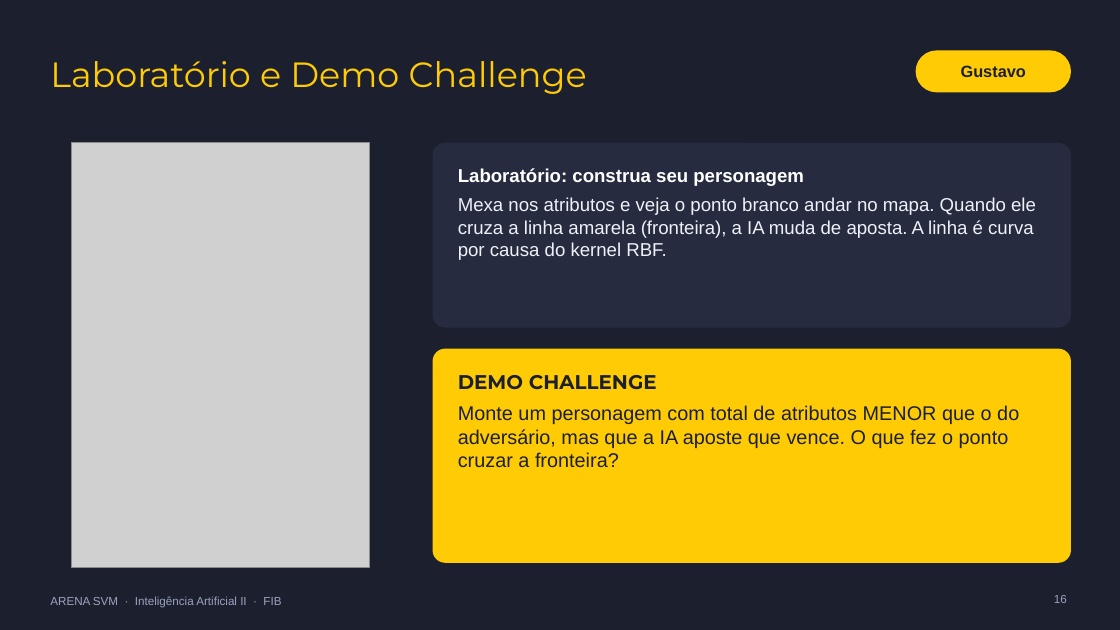
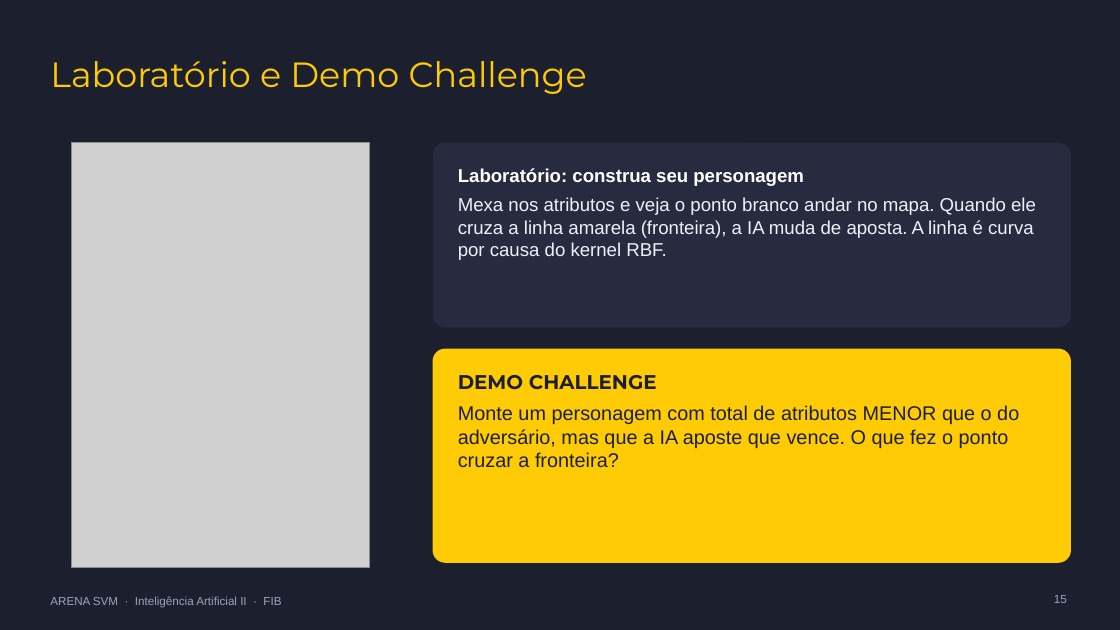
Before and after one commit to GustavoVieira0/arena-svm, a slide deck: slide 15 of docs/entregas/palestra/Arena_SVM_Palestra.pptx (slide 16 before the commit). Drawn at 1120x630 pixels with LibreOffice and Linux fonts; fonts in the diff are those of the drawing; grey boxes stand for pictures. Boxes give left, top, right and bottom in pixels: in the first picture for what was removed or moved away, otherwise in the second. Text is boxed around its words. In the diff, an @@ line names an element or a change of style, - is before the commit and + after.

```diff
--- a/docs/entregas/palestra/Arena_SVM_Palestra.pptx
+++ b/docs/entregas/palestra/Arena_SVM_Palestra.pptx
@@ rounded rectangle removed at box(916, 50, 1071, 92) @@
@@ text removed at box(961, 65, 1026, 77) @@
-Gustavo
```
Also in this commit, not shown: 14 other slides changed, 1 slide removed, 3 other files.
